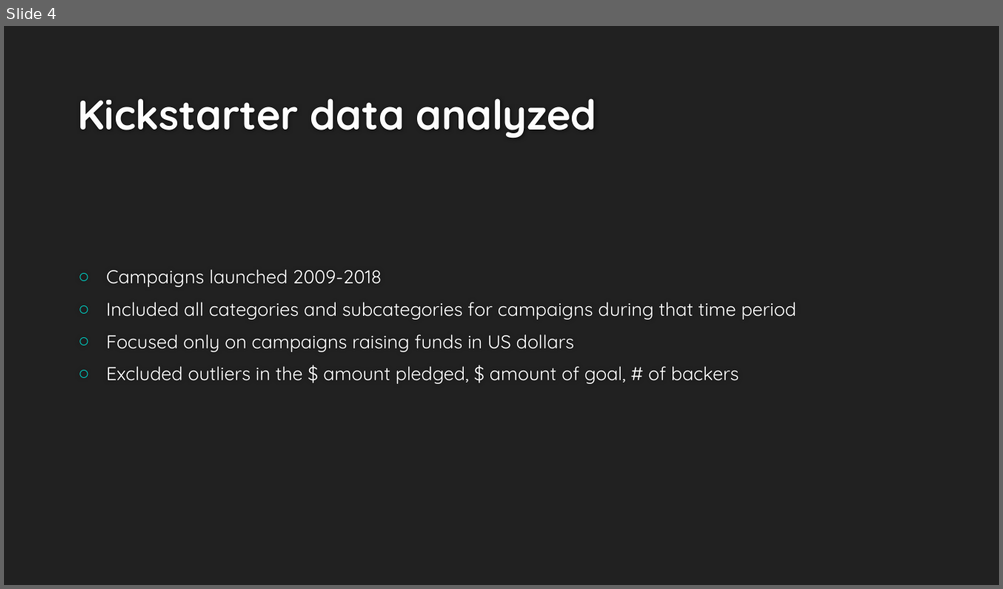
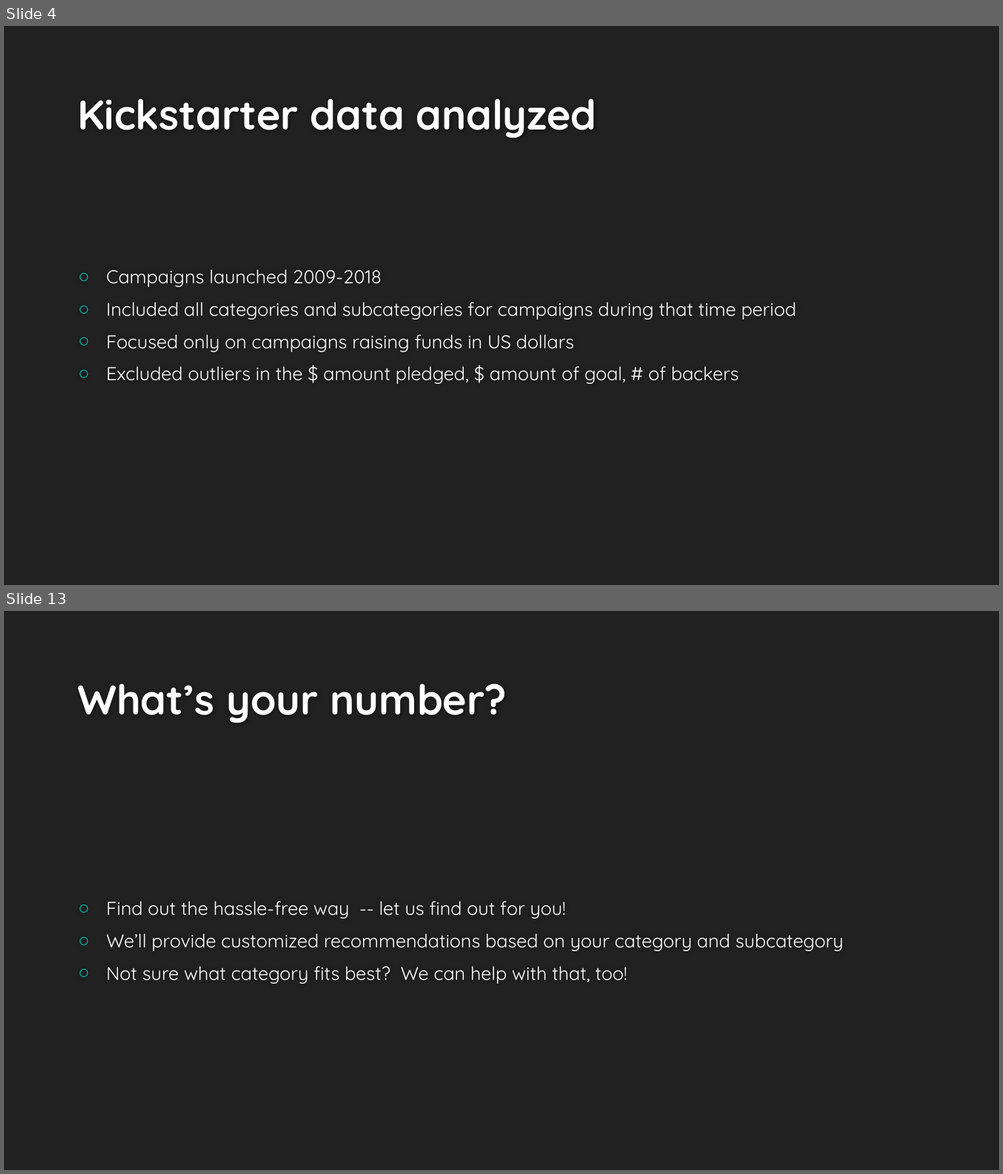
Before and after one commit to jychan-umd/Kickstarter-Data-Analysis, a slide deck: Kickstart your way to success.pptx. Shown one above the other, each under a label of ours: slide 4 before the commit, slides 4 and 13 after it; the slides between them are not shown. The pictures are 1003x589 and 1003x1174 pixels, drawn with LibreOffice and Linux fonts; fonts in the diff are those of the drawing; background and template pictures are left out. Boxes give left, top, right and bottom in pixels: in the first picture for what was removed or moved away, otherwise in the second. Text is boxed around its words. In the diff, an @@ line names an element or a change of style, - is before the commit and + after.

```diff
--- a/Kickstart your way to success.pptx
+++ b/Kickstart your way to success.pptx
@@ slide 13 added at box(4, 611, 999, 1170), background #212121 @@
@@ title added at box(77, 684, 506, 723), 40 pt, text #FEFEFE, bold @@
+What’s your number?
@@ text added at box(106, 901, 843, 984), 18 pt, text #FFFFFF @@
+○ Find out the hassle-free way -- let us find out for you!
+○ We’ll provide customized recommendations based on your category and subcategory
+○ Not sure what category fits best? We can help with that, too!
```
Also in this commit, not shown: 8 other slides added, 2 other files.
